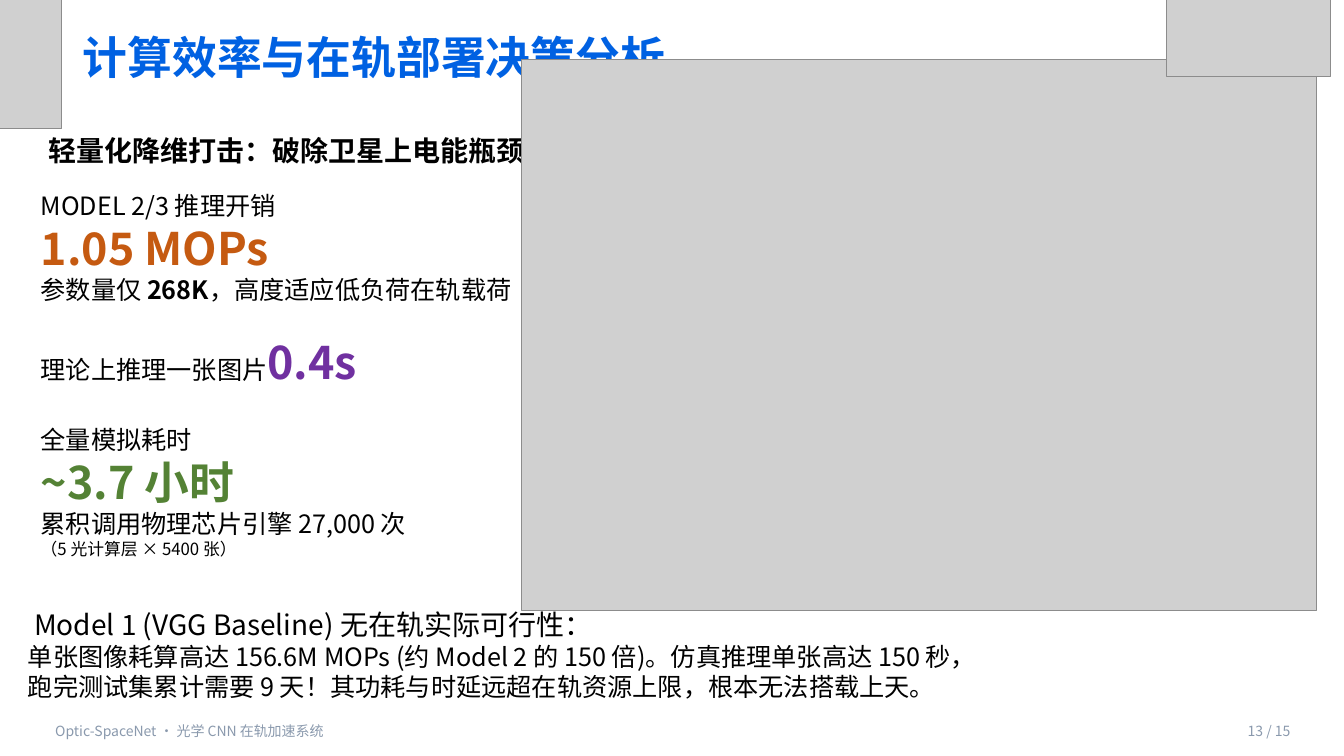
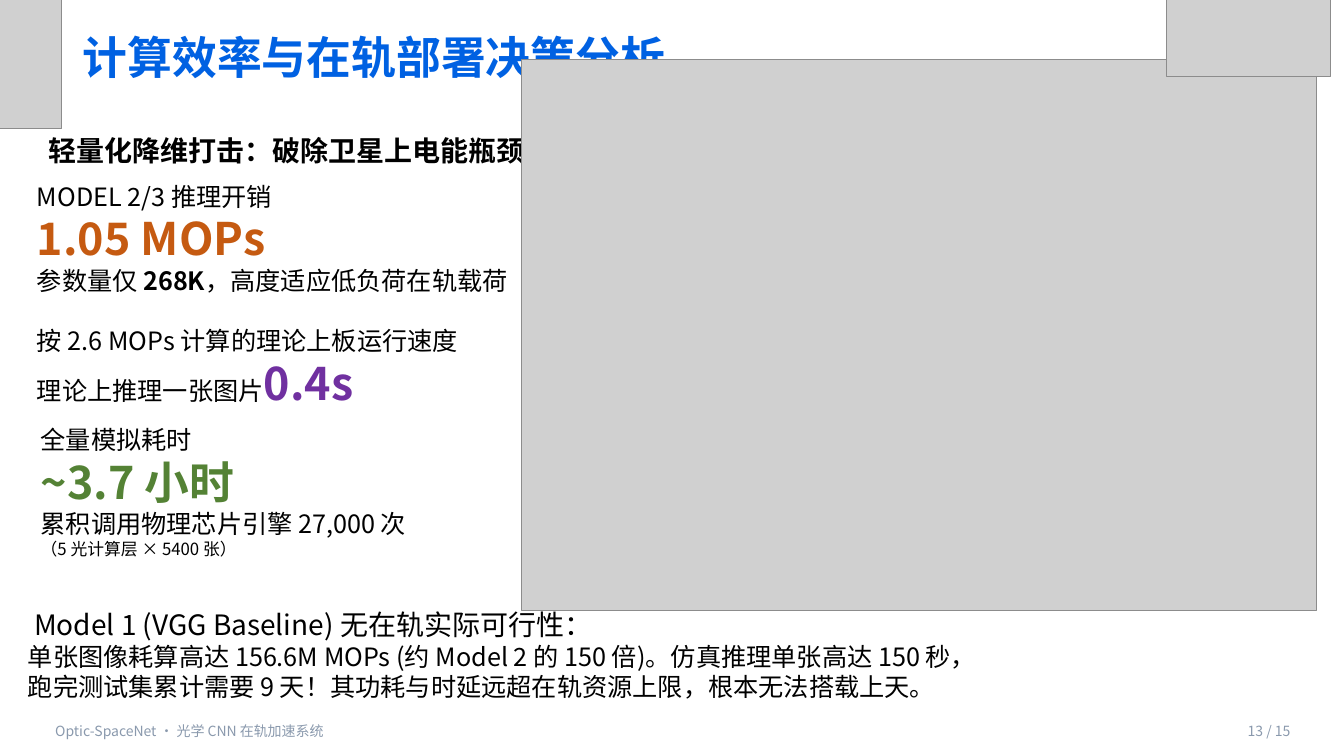
Before and after one commit to lhh010/Optic-SpaceNet-Final, a slide deck: slide 13 of 答辩ppt-CICC1003564-final.pptx. Drawn at 1344x756 pixels with LibreOffice and Linux fonts; fonts in the diff are those of the drawing; grey boxes stand for pictures. Boxes give left, top, right and bottom in pixels: in the first picture for what was removed or moved away, otherwise in the second. Text is boxed around its words. In the diff, an @@ line names an element or a change of style, - is before the commit and + after.

Commit message:
update docs and ppt

```diff
--- a/答辩ppt-CICC1003564-final.pptx
+++ b/答辩ppt-CICC1003564-final.pptx
@@ text "MODEL 2/3 推理开销": place and size @@
-text "MODEL 2/3 推理开销" at (41, 193, 511, 381)
+text "MODEL 2/3 推理开销" at (37, 184, 507, 402)
@@ text at (37, 328, 458, 352): paragraph added @@
+按 2.6 MOPs 计算的理论上板运行速度
```
Also in this commit, not shown: 10 other files.
